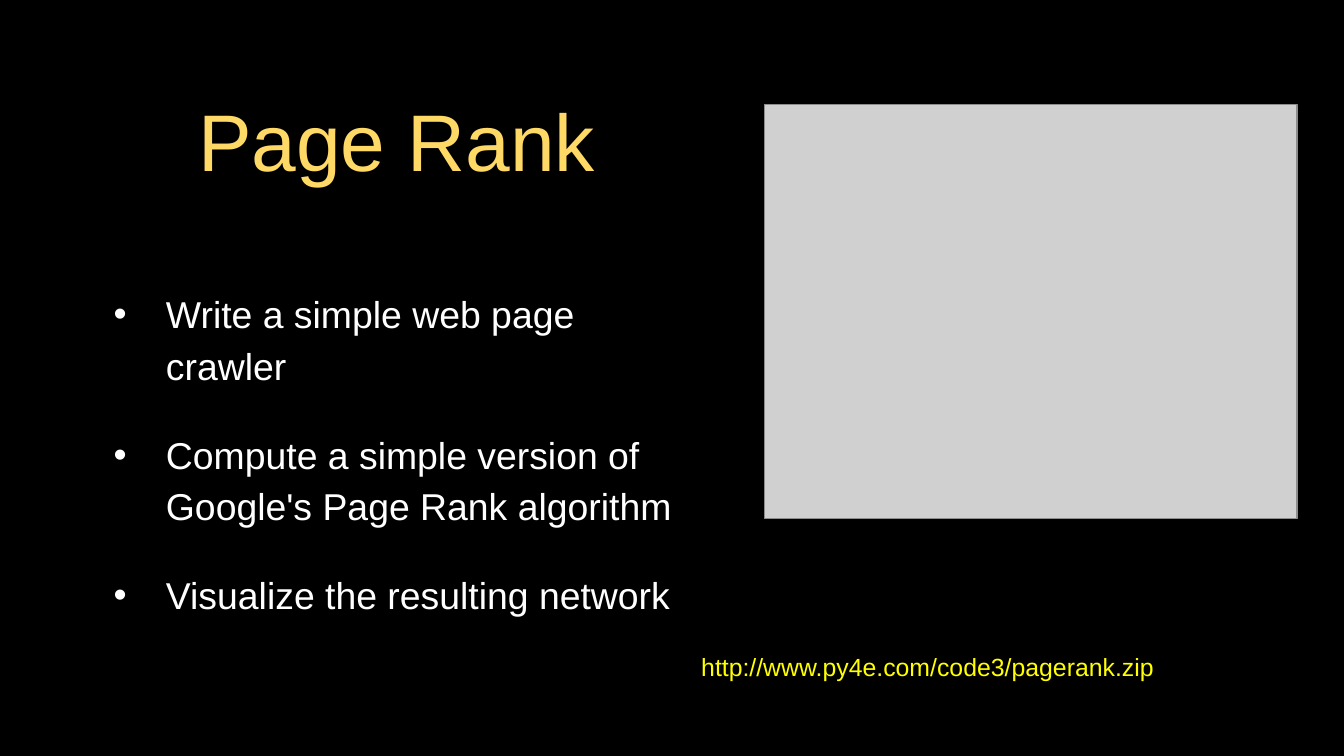
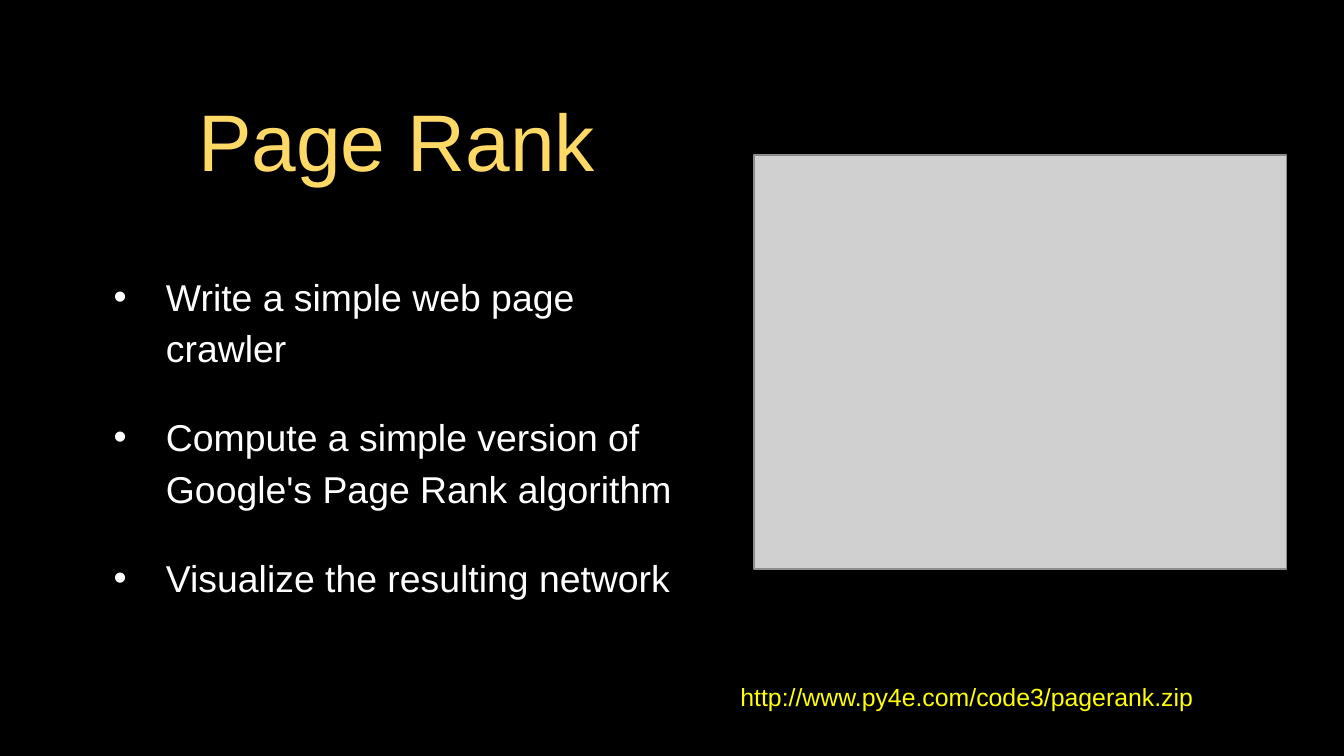
Before and after one commit to csev/py4e, a slide deck: slide 7 of lectures3/Pythonlearn-16-Data-Viz.pptx. Drawn at 1344x756 pixels with LibreOffice and Linux fonts; fonts in the diff are those of the drawing; grey boxes stand for pictures. Boxes give left, top, right and bottom in pixels: in the first picture for what was removed or moved away, otherwise in the second. Text is boxed around its words. In the diff, an @@ line names an element or a change of style, - is before the commit and + after.

```diff
--- a/lectures3/Pythonlearn-16-Data-Viz.pptx
+++ b/lectures3/Pythonlearn-16-Data-Viz.pptx
@@ picture: place and size @@
-picture at [765,105,1297,519]
+picture at [754,155,1286,569]
@@ text "Write a simple web page ...": place and size @@
-text "Write a simple web page ..." at [166,301,672,617]
+text "Write a simple web page ..." at [166,284,672,599]
@@ text "http://www.py4e.com/code3/pagerank.zip": place and size @@
-text "http://www.py4e.com/code3/pagerank.zip" at [701,658,1153,681]
+text "http://www.py4e.com/code3/pagerank.zip" at [740,688,1192,711]
```
Also in this commit, not shown: 11 other slides changed.
